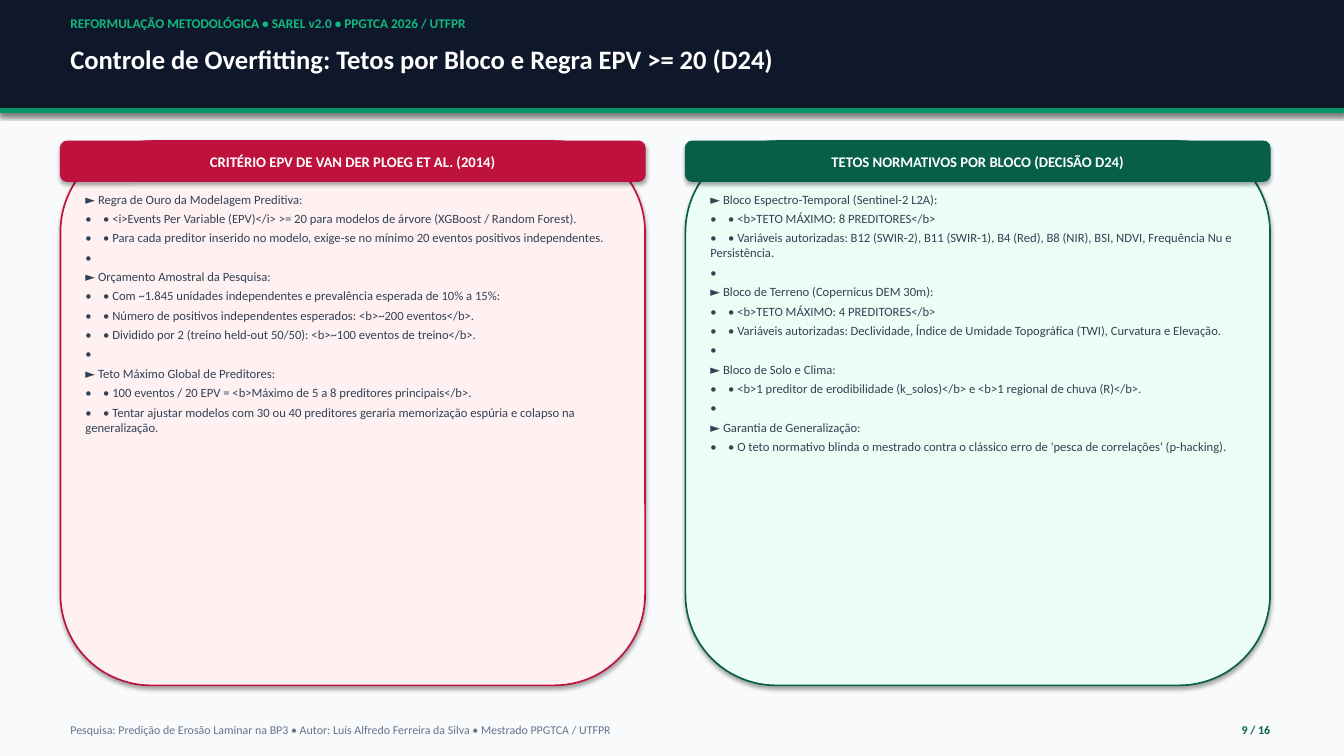
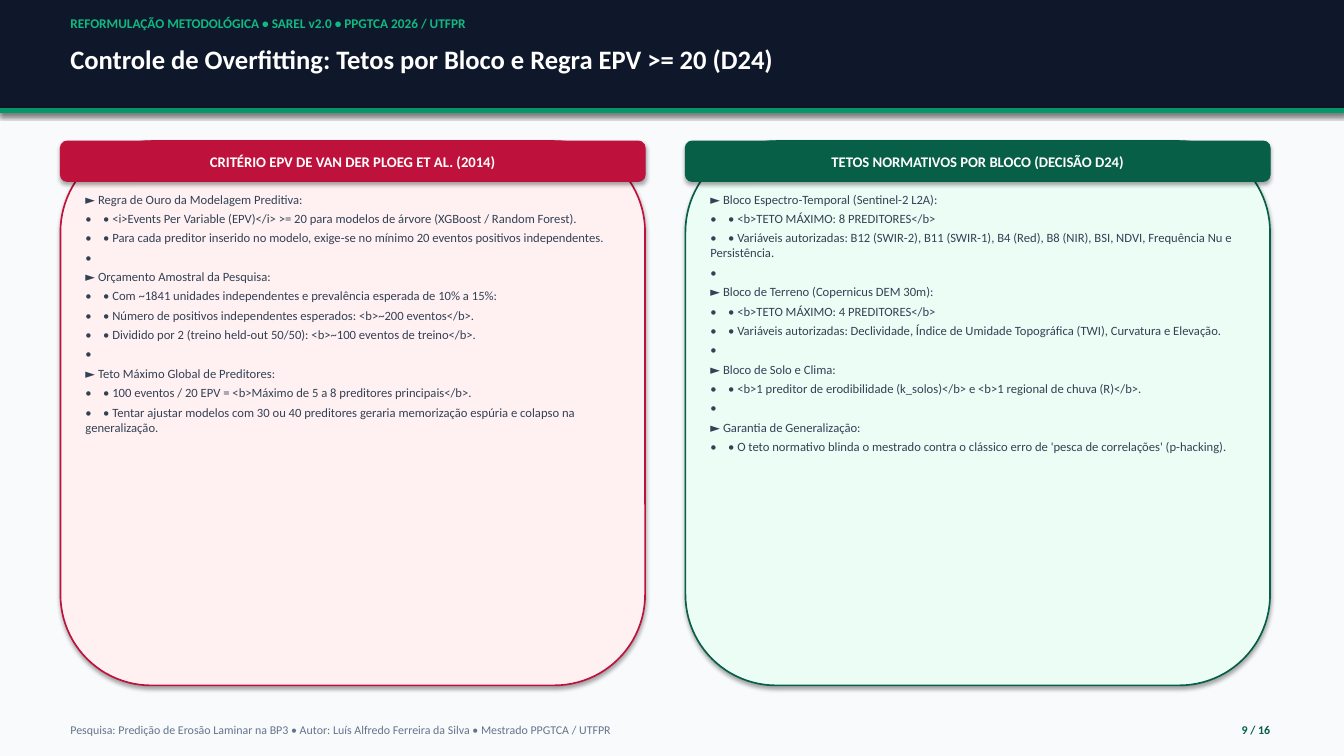
Before and after one commit to RedZardoz/localizador-erosao-v02, a slide deck: slide 9 of docs/apresentacoes/Mudanca_Radical_Metodologia_SAREL_v2.pptx. Drawn at 1344x756 pixels with LibreOffice and Linux fonts; fonts in the diff are those of the drawing. Boxes give left, top, right and bottom in pixels: in the first picture for what was removed or moved away, otherwise in the second. Text is boxed around its words. In the diff, an @@ line names an element or a change of style, - is before the commit and + after.

```diff
--- a/docs/apresentacoes/Mudanca_Radical_Metodologia_SAREL_v2.pptx
+++ b/docs/apresentacoes/Mudanca_Radical_Metodologia_SAREL_v2.pptx
@@ text at <box>112,291,497,302</box>: text changed @@
-• • Com ~1.845 unidades independentes e prevalência esperada de 10% a 15%:
+• • Com ~1841 unidades independentes e prevalência esperada de 10% a 15%:
```
Also in this commit, not shown: 1 other slide changed, 10 other files.
